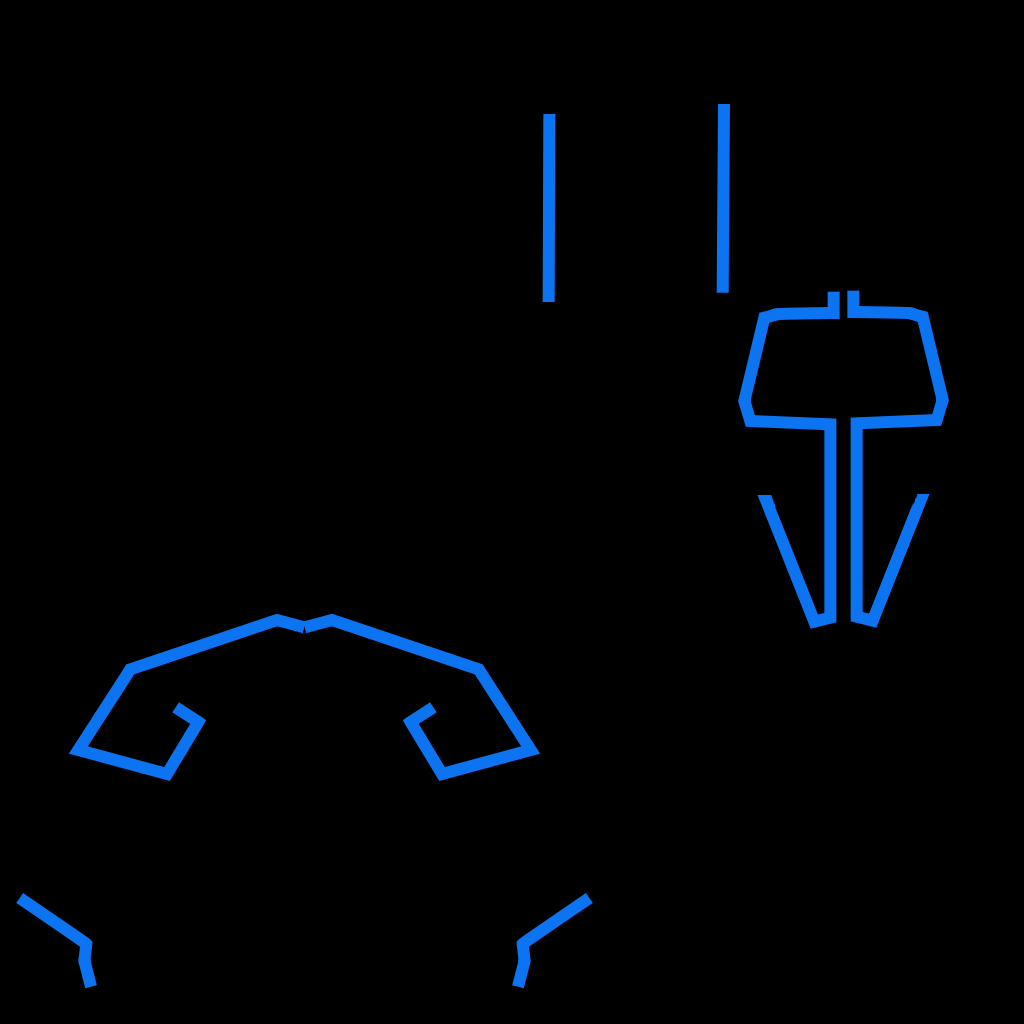
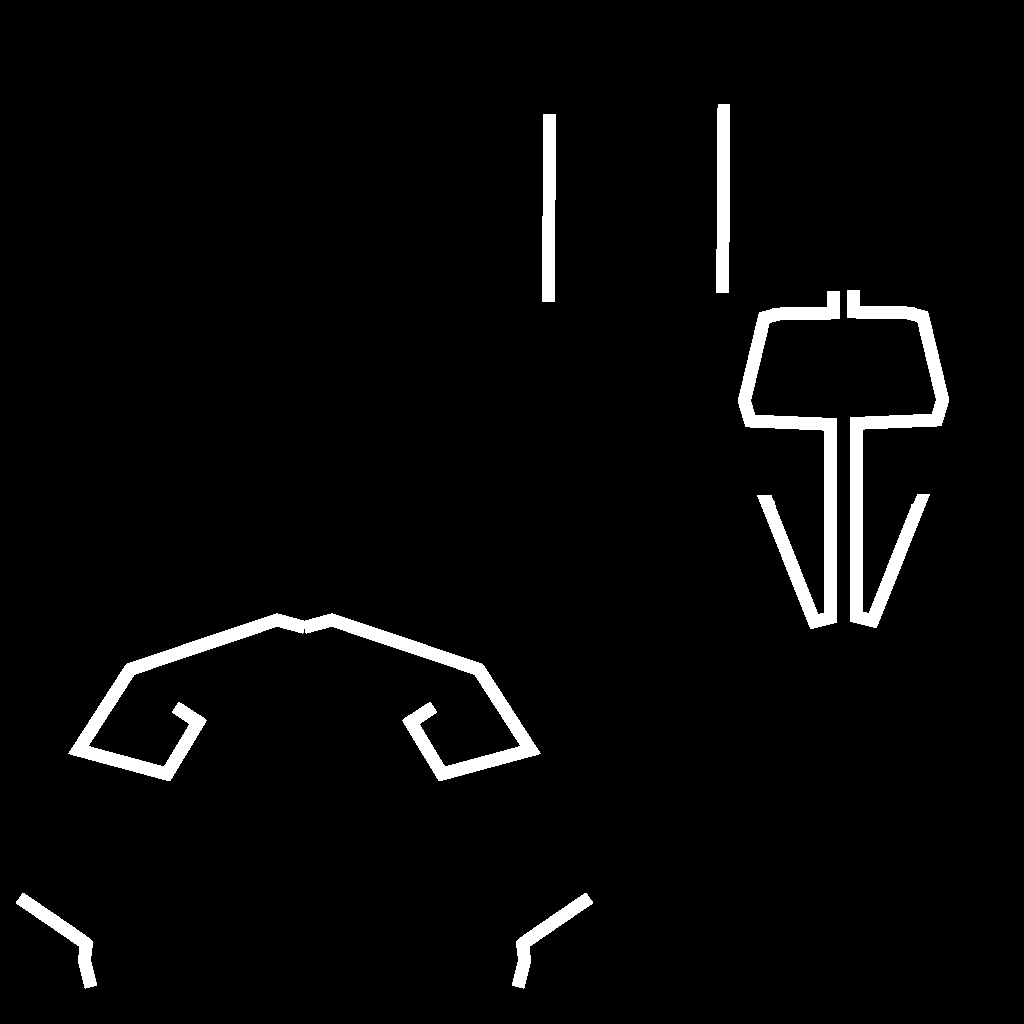
Two versions of the same layered image (1024×1024). Layer-by-layer changes:
painted on "New Layer" over [16, 104, 949, 989]
